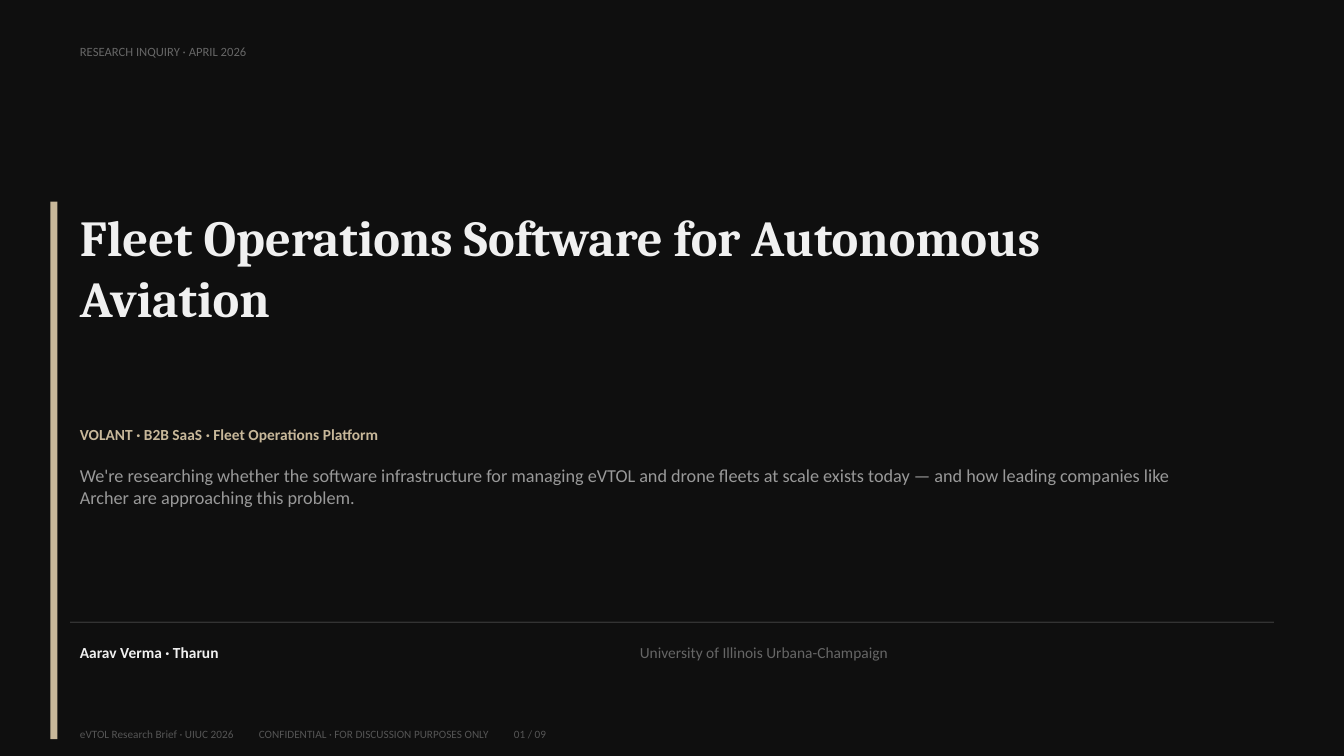
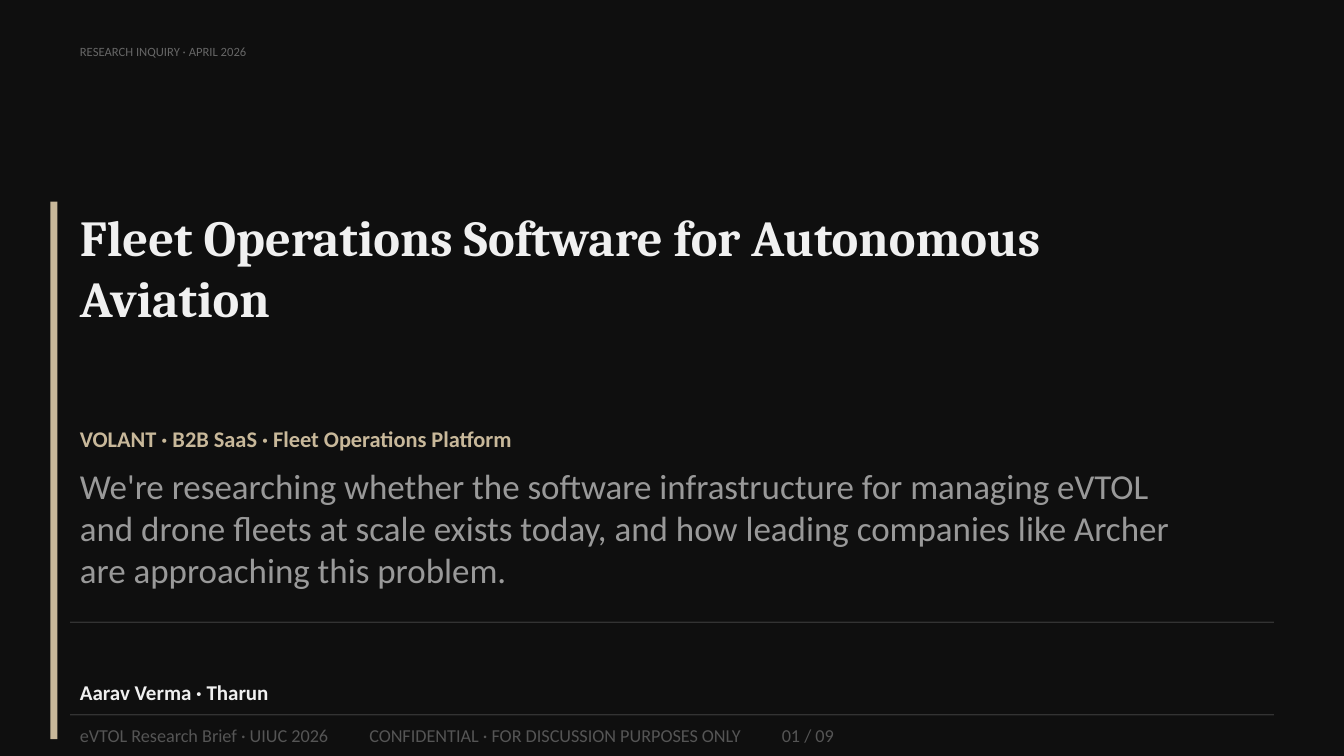
Before and after one commit to Verma0118/volant, a slide deck: slide 1 of Product/StartupPitchDeck.pptx. Drawn at 1344x756 pixels with LibreOffice and Linux fonts; fonts in the diff are those of the drawing. Boxes give left, top, right and bottom in pixels: in the first picture for what was removed or moved away, otherwise in the second. Text is boxed around its words. In the diff, an @@ line names an element or a change of style, - is before the commit and + after.

```diff
--- a/Product/StartupPitchDeck.pptx
+++ b/Product/StartupPitchDeck.pptx
@@ text "VOLANT · B2B SaaS · ..." at box(80, 431, 511, 451): size 11 to 16 pt @@
@@ text at box(80, 474, 1169, 589): text changed; size 13 to 25 pt @@
-We're researching whether the software infrastructure for managing eVTOL and drone fleets at scale exists today — and how leading companies like Archer are approaching this problem.
+We're researching whether the software infrastructure for managing eVTOL and drone fleets at scale exists today, and how leading companies like Archer are approaching this problem.
@@ text removed at box(640, 647, 887, 661) @@
-University of Illinois Urbana-Champaign
@@ text "Aarav Verma · Tharun": place and size @@
-text "Aarav Verma · Tharun" at box(80, 647, 219, 658)
+text "Aarav Verma · Tharun" at box(80, 685, 269, 700)
@@ text "Aarav Verma · Tharun" at box(80, 685, 269, 700): size 11 to 15 pt @@
@@ rectangle added at box(70, 714, 1273, 715), fill #333333 @@
@@ text "eVTOL Research Brief · UIUC ..." at box(80, 729, 833, 742): size 8 to 13 pt @@
```
Also in this commit, not shown: 8 other slides changed, 4 other files.
